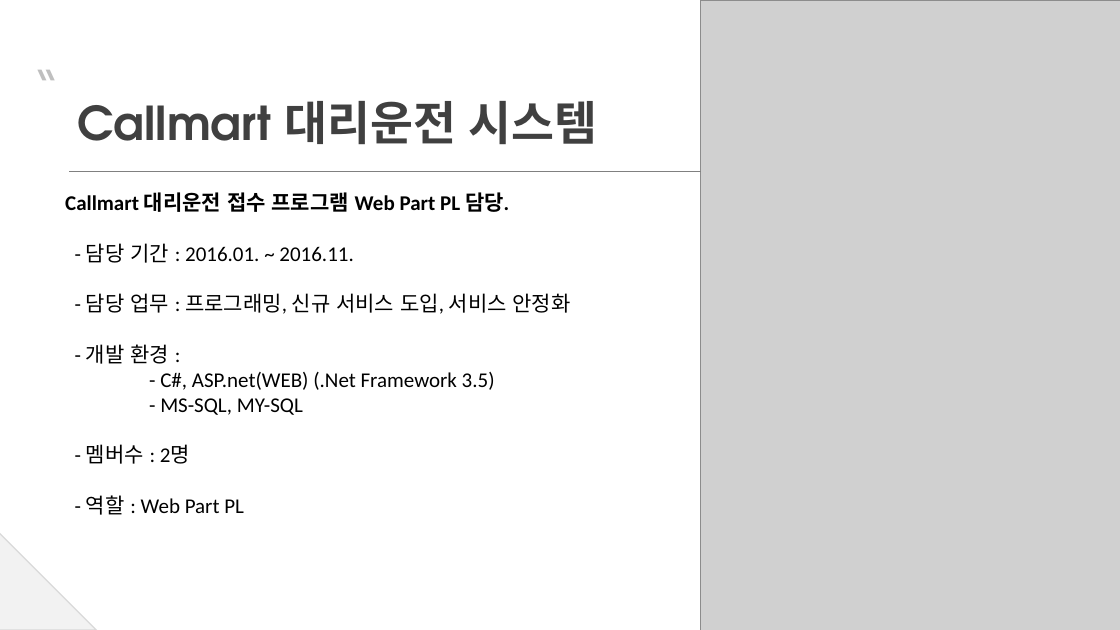
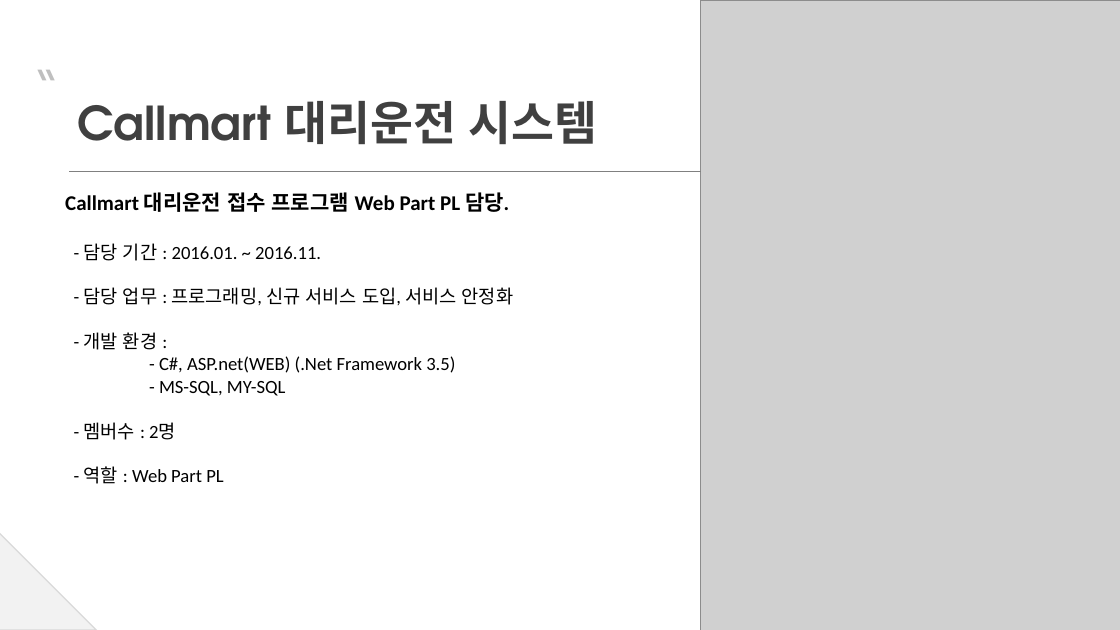
Before and after one commit to ssabak/work_experience, a slide deck: slide 11 of Work Experience.pptx. Drawn at 1120x630 pixels with LibreOffice and Linux fonts; fonts in the diff are those of the drawing; grey boxes stand for pictures. Boxes give left, top, right and bottom in pixels: in the first picture for what was removed or moved away, otherwise in the second. Text is boxed around its words. In the diff, an @@ line names an element or a change of style, - is before the commit and + after.

```diff
--- a/Work Experience.pptx
+++ b/Work Experience.pptx
@@ text at (x1=83, y1=243, x2=513, y2=484): size 18 to 16 pt in "- 담당 기간 : 2016.01. ~ 2016.11.", "- 담당 업무 : 프로그래밍, 신규 서비스 ...", "- 개발 환경 :", "- C#, ASP.net(WEB) (.Net Framework 3.5)" and 3 more places @@
```
Also in this commit, not shown: 2 other slides changed.
